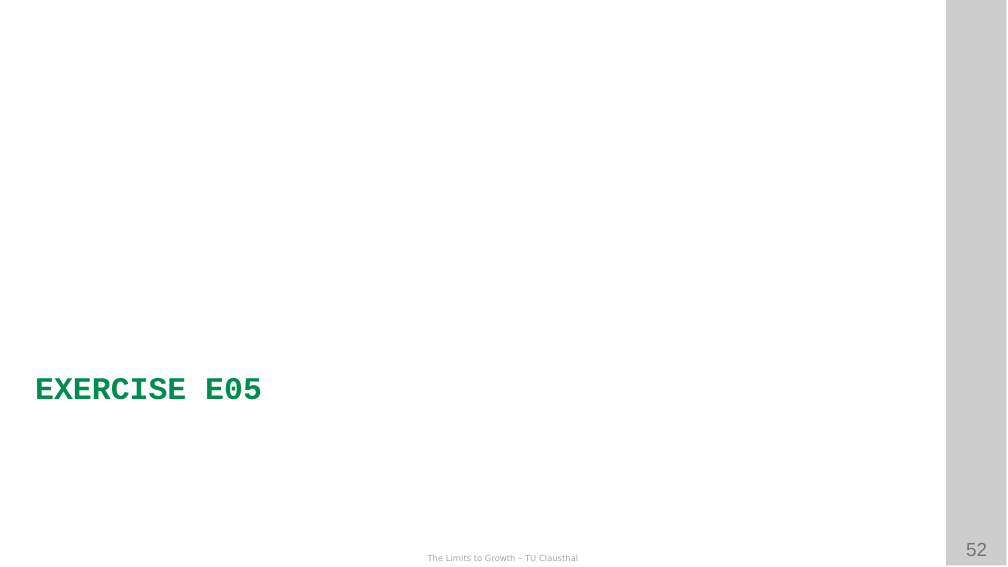
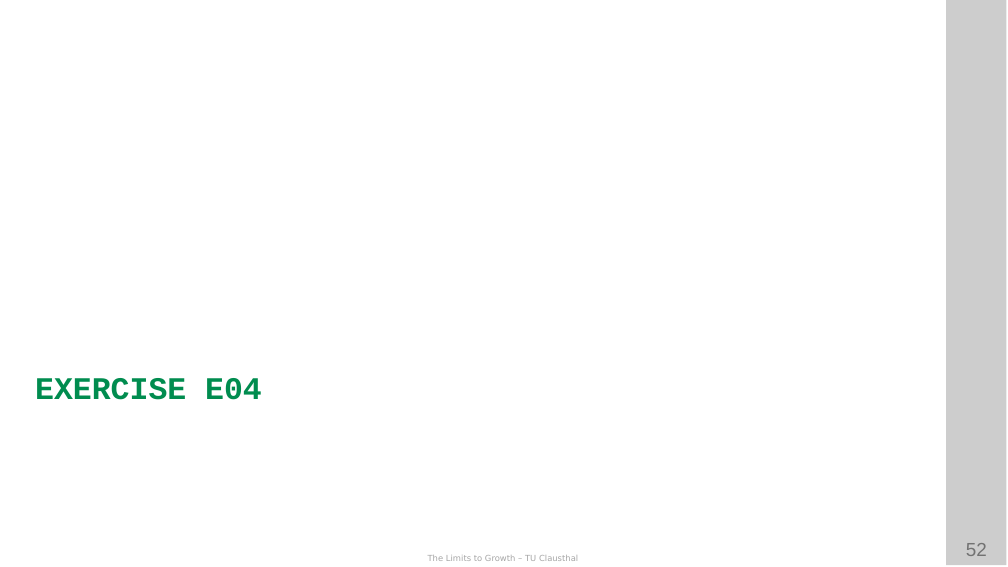
Before and after one commit to ETCE-LAB/teaching-material, a slide deck: slide 52 of The-Limits-to-Growth/LTG-L05a-Limits-to-Growth-and-Planetary-Boundaries.pptx. Drawn at 1008x567 pixels with LibreOffice and Linux fonts; fonts in the diff are those of the drawing; background and template pictures are left out. Boxes give left, top, right and bottom in pixels: in the first picture for what was removed or moved away, otherwise in the second. Text is boxed around its words. In the diff, an @@ line names an element or a change of style, - is before the commit and + after.

```diff
--- a/The-Limits-to-Growth/LTG-L05a-Limits-to-Growth-and-Planetary-Boundaries.pptx
+++ b/The-Limits-to-Growth/LTG-L05a-Limits-to-Growth-and-Planetary-Boundaries.pptx
@@ text at [35, 378, 262, 400]: text changed @@
-EXERCISE E05
+EXERCISE E04
```
Also in this commit, not shown: 2 other slides changed, 2 other files.
